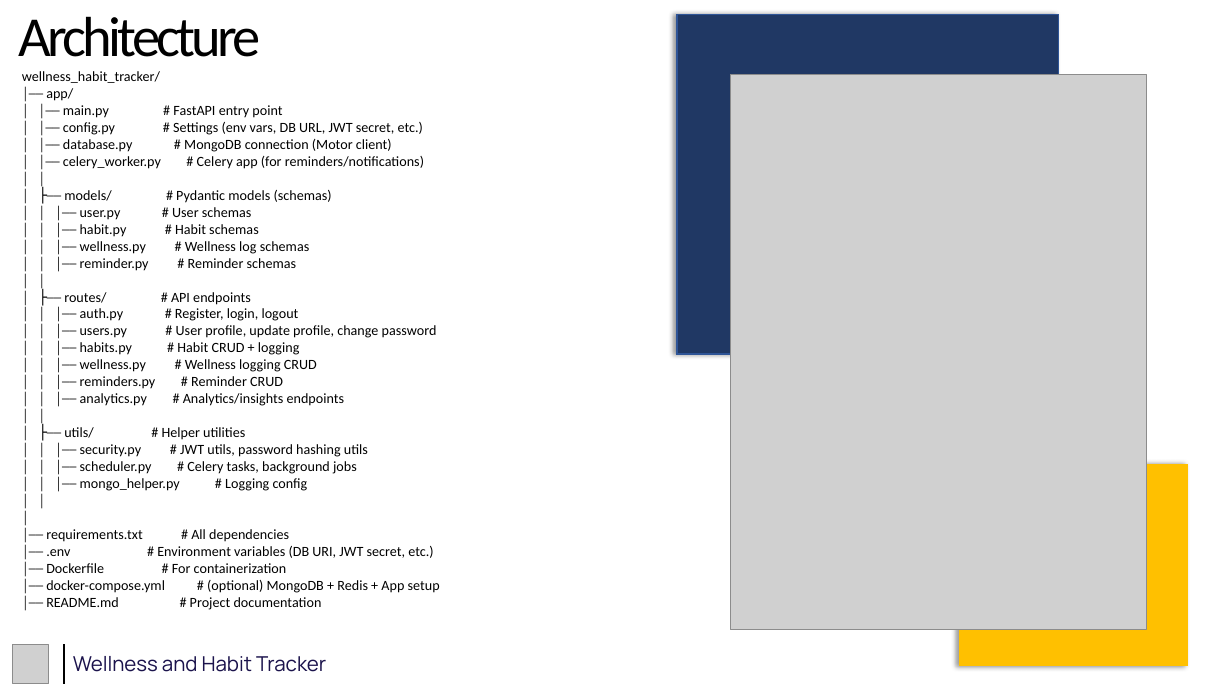
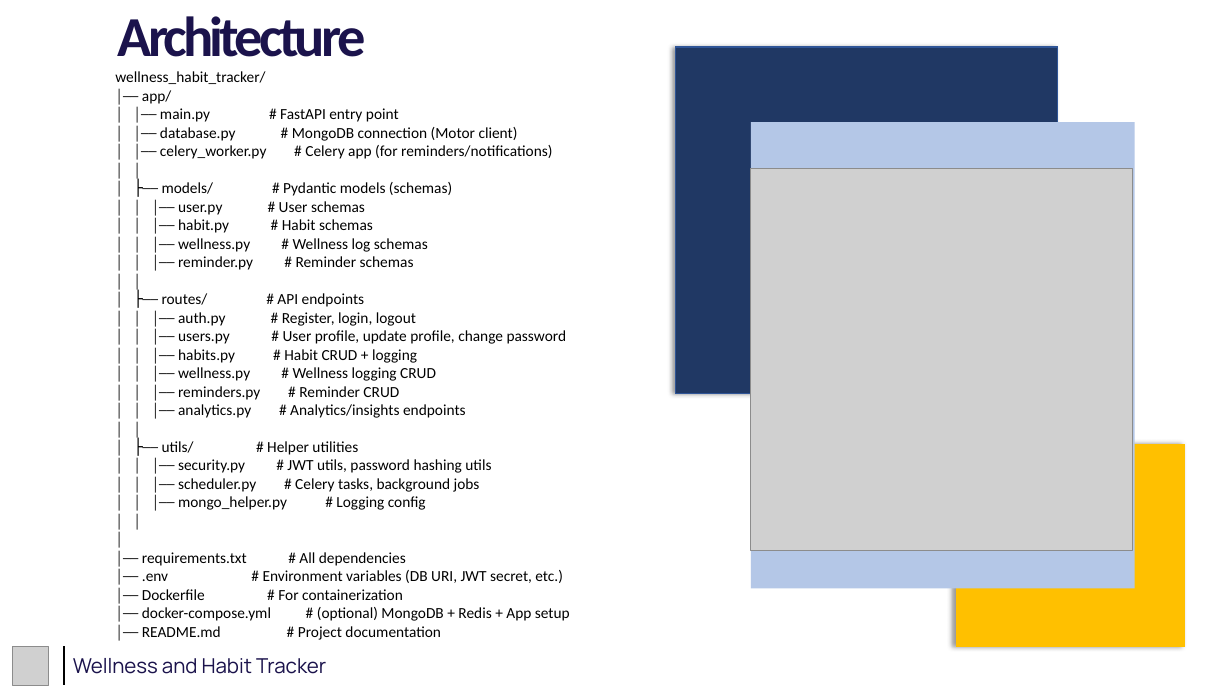
Before and after one commit to vaishnav2002-rma/wellness_habit_tracker, a slide deck: slide 3 of ZennialPro_Project_PPT.pptx. Drawn at 1232x693 pixels with LibreOffice and Linux fonts; fonts in the diff are those of the drawing; grey boxes stand for pictures. Boxes give left, top, right and bottom in pixels: in the first picture for what was removed or moved away, otherwise in the second. Text is boxed around its words. In the diff, an @@ line names an element or a change of style, - is before the commit and + after.

```diff
--- a/ZennialPro_Project_PPT.pptx
+++ b/ZennialPro_Project_PPT.pptx
@@ text "Architecture": place and size @@
-text "Architecture" at box(19, 16, 261, 57)
+text "Architecture" at box(118, 16, 366, 57)
@@ text "Architecture" at box(118, 16, 366, 57): text colour #000000 to #1B134C, bold on @@
@@ rectangle: place and size @@
-rectangle at box(677, 14, 1059, 354)
+rectangle at box(676, 47, 1057, 394)
@@ text "wellness_habit_tracker/": place and size @@
-text "wellness_habit_tracker/" at box(22, 71, 440, 610)
+text "wellness_habit_tracker/" at box(115, 71, 570, 640)
@@ text "wellness_habit_tracker/" at box(115, 71, 570, 640): size 11 to 12 pt @@
@@ text at box(63, 122, 423, 135): paragraph removed @@
-│ │── config.py # Settings (env vars, DB URL, JWT secret, etc.)
@@ rectangle added at box(751, 122, 1135, 589), fill #B4C7E7 @@
@@ picture: place and size @@
-picture at box(731, 75, 1147, 630)
+picture at box(751, 168, 1133, 550)
@@ rectangle: place and size @@
-rectangle at box(960, 464, 1189, 665)
+rectangle at box(957, 445, 1185, 646)
```
Also in this commit, not shown: 9 other slides changed, 2 slides added, 4 other files.
